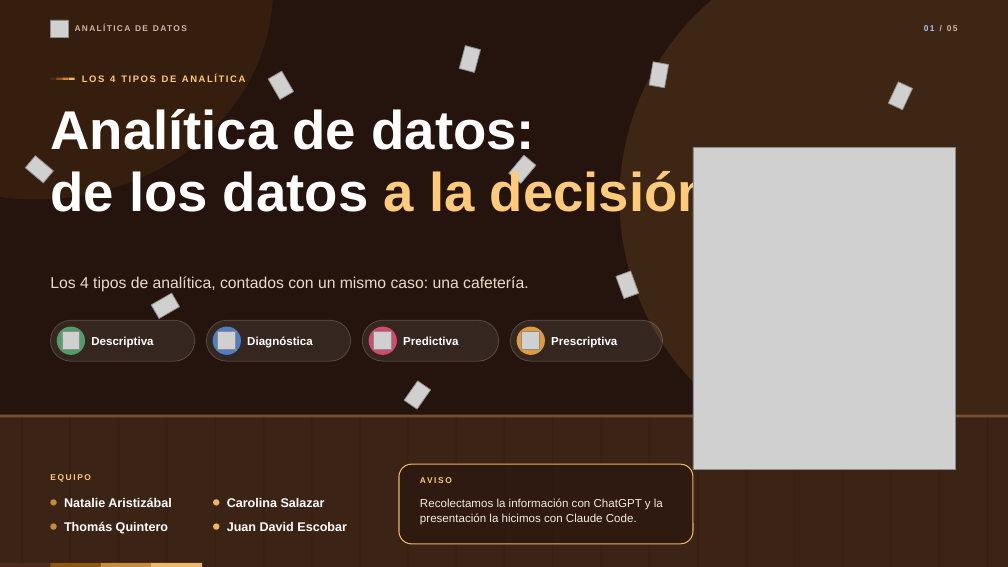
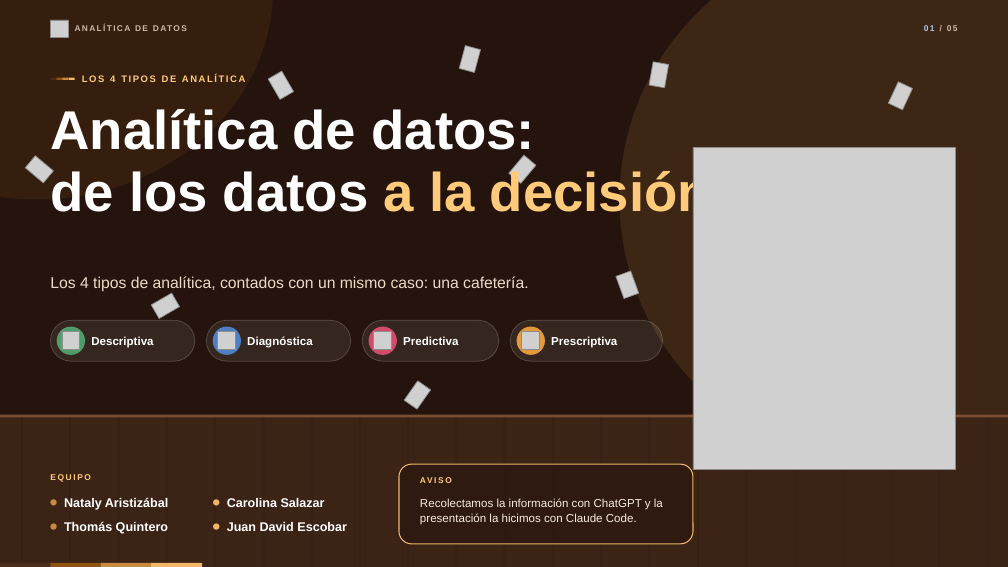
Before and after one commit to Barbaro-juanda/Presentaci-n, a slide deck: slide 1 of analitica-datos/Analitica-de-datos-4-tipos.pptx. Drawn at 1008x567 pixels with LibreOffice and Linux fonts; fonts in the diff are those of the drawing; grey boxes stand for pictures. Boxes give left, top, right and bottom in pixels: in the first picture for what was removed or moved away, otherwise in the second. Text is boxed around its words. In the diff, an @@ line names an element or a change of style, - is before the commit and + after.

```diff
--- a/analitica-datos/Analitica-de-datos-4-tipos.pptx
+++ b/analitica-datos/Analitica-de-datos-4-tipos.pptx
@@ text at <box>64,497,169,510</box>: text changed @@
-Natalie Aristizábal
+Nataly Aristizábal
```
Also in this commit, not shown: 1 other file.
